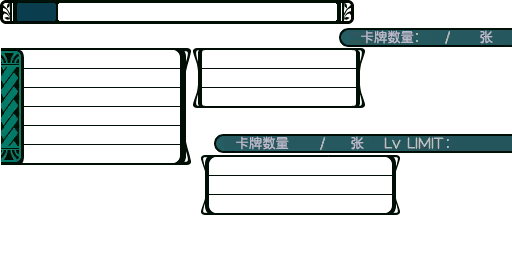
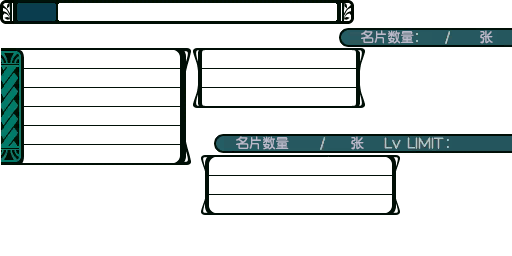
Layered file, before and after one edit (512x256). Changes by layer:
renamed "卡牌数量" to "名片数量", painted on it over [361, 30, 387, 44]
renamed "卡牌数量" to "名片数量", painted on it over [236, 136, 262, 150]
